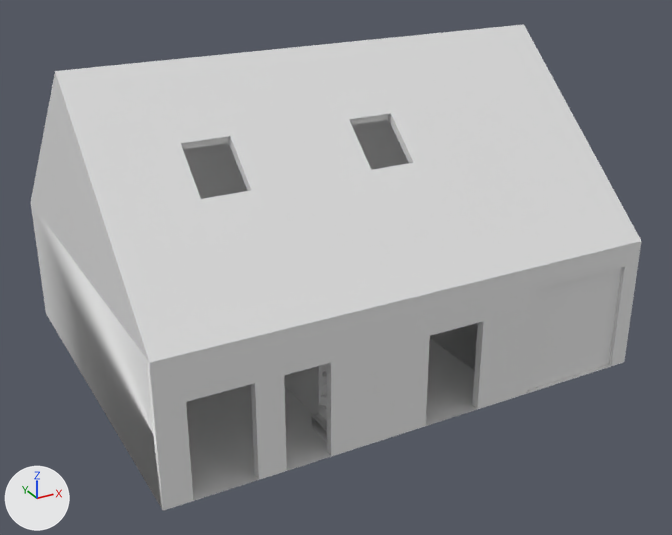
An edit to the FBX model Assets/HomeAutomation.fbx, drawn before and after from the same camera.
The view is the same before and after, from a 50 mm lens placed at (-16.31, -14.56, 11.64), pointed at (-6.04, 4.12, 2.31). Arrows for +X, +Y and +Z are at lower left; the lights stay in place. Where no turn or scale is listed for an object, it has been applied to the vertices.

Names of what the first picture shows: 'Floor', 'Garage door', 'Roof', 'Stairs', 'Walls 1F', 'Walls 2F'.
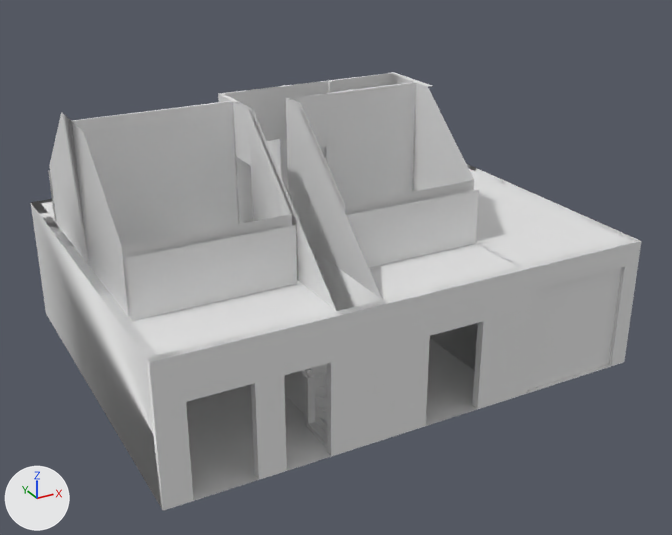
Boxes (x1, y1, x2, y2) around the edits, measured in the pictures (672 x 535 px):
'Roof', deleted
    before: (31, 24, 641, 363)
'Staircage', added
    after: (299, 369, 315, 428)
'Walls 2F', unchanged, uncovered by the edit
    before: (183, 120, 409, 199)
    after: (48, 72, 479, 321)
'Floor 2F', unchanged, uncovered by the edit
    after: (35, 164, 640, 362)

The edits, one by one:
Mesh me_cube_001 is new.
It has 116 vertices, 94 faces and spans x 0.82..1.0, y -1.0..1.49, z -1.0..2.27.
Object 'Roof' (ob_roof) is deleted.
Object 'Staircage' (ob_staircage) is new; it shows me_cube_001.
Its location is (-9.18, 2.18, 1.0).
